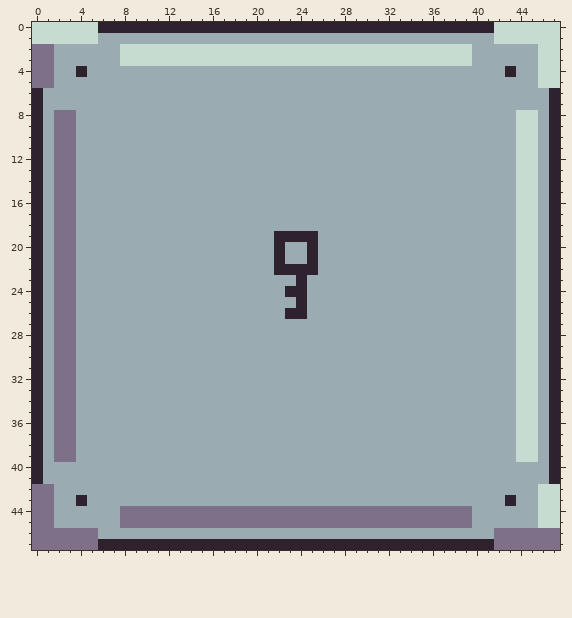
Two states of a pixel-art sprite, gmtk2024/sprites/game_objects/door.png. Above: the version before the commit.
The file is 48x48 pixels.
The same view after the edit:
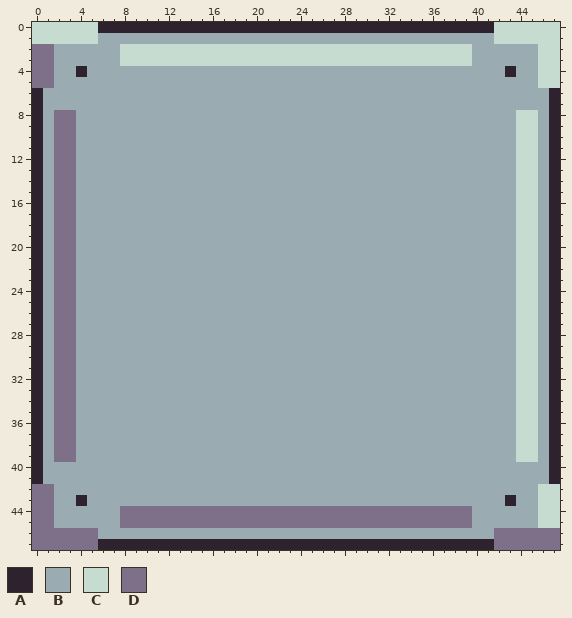
Palette (. is transparent): A #2e222f  B #9babb2  C #c7dcd0  D #7f708a
Edits made:
The author changed colour A to colour B in row 19 at x 22 to 25; in rows 20 to 21 at x 22 and 25; in row 22 at x 22 to 25; in row 23 at x 24; in row 24 at x 23 to 24; in row 25 at x 24.
The author changed colour A to colour B in row 26 at x 23 to 24.
